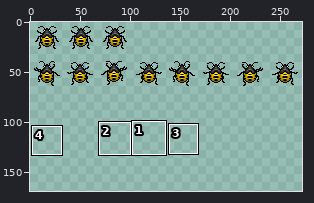
Sprite sheet, stored at GAME1017_Template_W01/Img/Player.png. The first picture is a wide view before the edit; the outline marks the close-up.
Close-up. As it was:
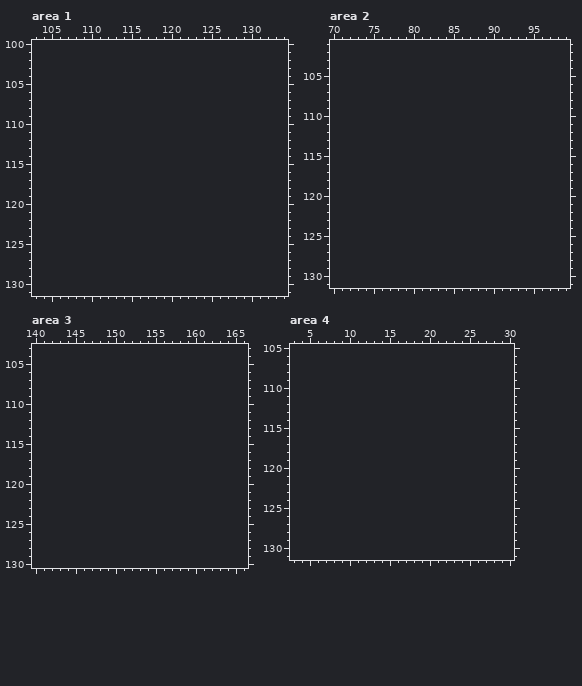
The file is 272x68 pixels. Shown: area 1: x 103..134, y 100..131; area 2: x 70..99, y 101..131; area 3: x 140..166, y 103..130; area 4: x 3..30, y 105..131. The old version is drawn lined up with the new one, on the new canvas. The wide view leaves out empty margins. The commit also changed other parts of the picture, which this record leaves out.
After:
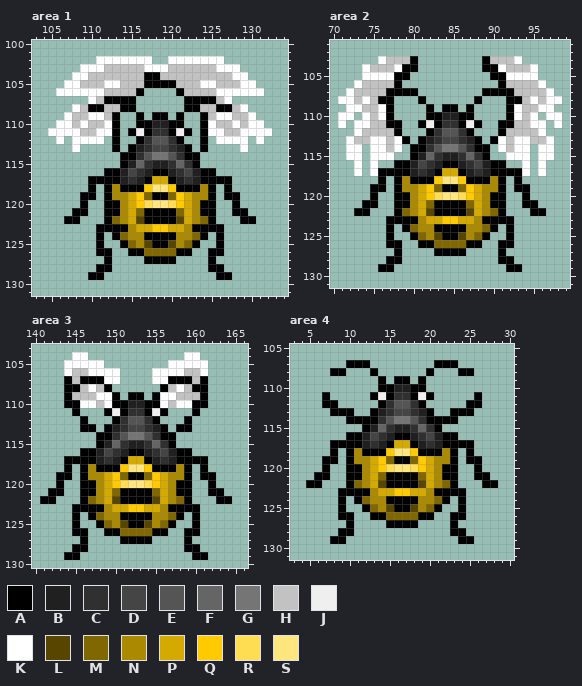
Palette (. is transparent): A #000000  B #202020  C #303030  D #454545  E #555555  F #656565  G #757575  H #c2c2c2  J #efefef  K #ffffff  L #574500  M #816700  N #ab8900  P #d5aa00  Q #ffcb00  R #ffdd53  S #ffe57d
The edit:
canvas 272x68 -> 272x170, the old top-left corner now at 0,-1 (the part of the old canvas that was cut away was empty and is not shown)
--- area 1
@@ x 103..134 @@
 101 ................................
-102 ................................
-103 ................................
-104 ................................
-105 ................................
-106 ................................
-107 ................................
-108 ................................
-109 ................................
-110 ................................
-111 ................................
-112 ................................
-113 ................................
-114 ................................
-115 ................................
-116 ................................
-117 ................................
-118 ................................
-119 ................................
-120 ................................
-121 ................................
-122 ................................
-123 ................................
-124 ................................
-125 ................................
-126 ................................
-127 ................................
-128 ................................
-129 ................................
+102 ........KKKKKKK..KKKKKKK........
+103 ......KKKHHHHHKKKHHHHHHKKK......
+104 .....KKHHHHHHHAAHHHHHHHHHKK.....
+105 ....KKHHHKKHHHAAAAHHHKKHHHKK....
+106 ...KKKKKKHHHHA....AHHHHKKKKKK...
+107 .......KHAAAA......AAAAHK.......
+108 .....KHAAHHAA......AAHHAAHK.....
+109 ....KHHKKHA..A.AA.A..AHKKHHK....
+110 ...KKHKHHKA..AABBAA..AKHHKHKK...
+111 ..KKKKHHKKA.AJACCAJA.AKKHHKKKK..
+112 ...K.KKKK.A..ACEECA..A.KKKK.K...
+113 .....K....A.ABCDDCBA.A....K.....
+114 ...........AACEGGECAA...........
+115 ...........ABFCBBCFCA...........
+116 .........AABDCBAABCDBAA.........
+117 .......AAAABCBAPPABCBAAAA.......
+118 .......A.ANAAAQSSQAAANA.A.......
+119 ......AA.ANNPQMAAMQPNNA.AA......
+120 ......A..AANPQRSSRQPNAA..A......
+121 .....AA..AANPMAAAAMPNAA..AA.....
+122 ....AA...AMNPLAAAALPNMA...AA....
+123 ........AAAANPPQQPPNAAAA........
+124 ........A.AMNNAAAANNMA.A........
+125 ........A..AMNLAALNMA..A........
+126 ........AA..AAMMMMAA..AA........
+127 .........A....AAAA....A.........
+128 ........AA............AA........
+129 .......AA..............AA.......
 130 ................................
--- area 2
@@ x 70..99 @@
 102 ..............................
-103 ..............................
-104 ..............................
-105 ..............................
-106 ..............................
-107 ..............................
-108 ..............................
-109 ..............................
-110 ..............................
-111 ..............................
-112 ..............................
-113 ..............................
-114 ..............................
-115 ..............................
-116 ..............................
-117 ..............................
-118 ..............................
-119 ..............................
-120 ..............................
-121 ..............................
-122 ..............................
-123 ..............................
-124 ..............................
-125 ..............................
-126 ..............................
-127 ..............................
-128 ..............................
-129 ..............................
+103 ......KHHHA........AHHHK......
+104 ....KHHHKAA........AAKHHHK....
+105 ....KKKKAA..........AAKKKK....
+106 ...KHHHHA............AHHHHK...
+107 ..KHHHHAAAA........AAAAHHHHK..
+108 .KKHKHAA...A......A...AAHKHKK.
+109 ..KKHHKA....A.AA.A....AKHHKK..
+110 .KK.KHKA....AABBAA....AKHK.KK.
+111 .K.KKHHAA..AJACCAJA..AAHHKK.K.
+112 ...KHHHHA...ACEECA...AHHHHK...
+113 ..KHHKKHKA.ABCDDCBA.AKHKKHHK..
+114 ..KK.KKHK.AACEGGECAA.KHKK.KK..
+115 ..KK.KKK..ABFCBBCFCA..KKK.KK..
+116 ...K.K..AABDCBAABCDBAA..K.K...
+117 ...K.KAAAABCBAPPABCBAAAAK.K...
+118 ......A.ANAAAQSSQAAANA.A......
+119 .....AA.ANNPQMAAMQPNNA.AA.....
+120 .....A..AANPQRSSRQPNAA..A.....
+121 ....AA..AANPMAAAAMPNAA..AA....
+122 ...AA...AMNPLAAAALPNMA...AA...
+123 .......AAAANPPQQPPNAAAA.......
+124 .......A.AMNNAAAANNMA.A.......
+125 .......A..AMNLAALNMA..A.......
+126 .......AA..AAMMMMAA..AA.......
+127 ........A....AAAA....A........
+128 .......AA............AA.......
+129 ......AA..............AA......
 130 ..............................
--- area 3
@@ x 140..166 @@
 103 ...........................
-104 ...........................
-105 ...........................
-106 ...........................
-107 ...........................
-108 ...........................
-109 ...........................
-110 ...........................
-111 ...........................
-112 ...........................
-113 ...........................
-114 ...........................
-115 ...........................
-116 ...........................
-117 ...........................
-118 ...........................
-119 ...........................
-120 ...........................
-121 ...........................
-122 ...........................
-123 ...........................
-124 ...........................
-125 ...........................
-126 ...........................
-127 ...........................
-128 ...........................
-129 ...........................
+104 .....KK............KK......
+105 ....KKKKK........KKKKK.....
+106 ....KHHKKKK....KKKKHHK.....
+107 ....AHAAAKK....KKAAAHA.....
+108 ....AAHKHA......AHKHAA.....
+109 ....AHHHKKA.AA.AKKHHHA.....
+110 ....AAKKHKAABBAAKHKKAA.....
+111 .....A...AJACCAJA...A......
+112 ......A...ACEECA...A.......
+113 ......AA.ABCDDCBA.AA.......
+114 ........AACEGGECAA.........
+115 ........ABFCBBCFCA.........
+116 ......AABDCBAABCDBAA.......
+117 ....AAAABCBAPPABCBAAAA.....
+118 ....A.ANAAAQSSQAAANA.A.....
+119 ...AA.ANNPQMAAMQPNNA.AA....
+120 ...A..AANPQRSSRQPNAA..A....
+121 ..AA..AANPMAAAAMPNAA..AA...
+122 .AA...AMNPLAAAALPNMA...AA..
+123 .....AAAANPPQQPPNAAAA......
+124 .....A.AMNNAAAANNMA.A......
+125 .....A..AMNLAALNMA..A......
+126 .....AA..AAMMMMAA..AA......
+127 ......A....AAAA....A.......
+128 .....AA............AA......
+129 ....AA..............AA.....
 130 ...........................
--- area 4
@@ x 3..30 @@
 106 ............................
-107 ............................
-108 ............................
-109 ............................
-110 ............................
-111 ............................
-112 ............................
-113 ............................
-114 ............................
-115 ............................
-116 ............................
-117 ............................
-118 ............................
-119 ............................
-120 ............................
-121 ............................
-122 ............................
-123 ............................
-124 ............................
-125 ............................
-126 ............................
-127 ............................
-128 ............................
-129 ............................
+107 .......AAA........AAA.......
+108 .....AA...A......A...AA.....
+109 ...........A.AA.A...........
+110 ...........AABBAA...........
+111 ....A.....AJACCAJA.....A....
+112 ....AA.....ACEECA.....AA....
+113 .....AAA..ABCDDCBA..AAA.....
+114 .......AAAACEGGECAAAA.......
+115 .........ABFCBBCFCA.........
+116 .......AABDCBAABCDBAA.......
+117 .....AAAABCBAPPABCBAAAA.....
+118 .....A.ANAAAQSSQAAANA.A.....
+119 ....AA.ANNPQMAAMQPNNA.AA....
+120 ....A..AANPQRSSRQPNAA..A....
+121 ...AA..AANPMAAAAMPNAA..AA...
+122 ..AA...AMNPLAAAALPNMA...AA..
+123 ......AAAANPPQQPPNAAAA......
+124 ......A.AMNNAAAANNMA.A......
+125 ......A..AMNLAALNMA..A......
+126 ......AA..AAMMMMAA..AA......
+127 .......A....AAAA....A.......
+128 ......AA............AA......
+129 .....AA..............AA.....
 130 ............................
Changed places in both close-ups, as pixel boxes (x1, y1, x2, y2):
added: (48, 56, 272, 280)
added: (338, 56, 562, 272)
added: (40, 352, 232, 560)
added: (306, 360, 498, 544)
